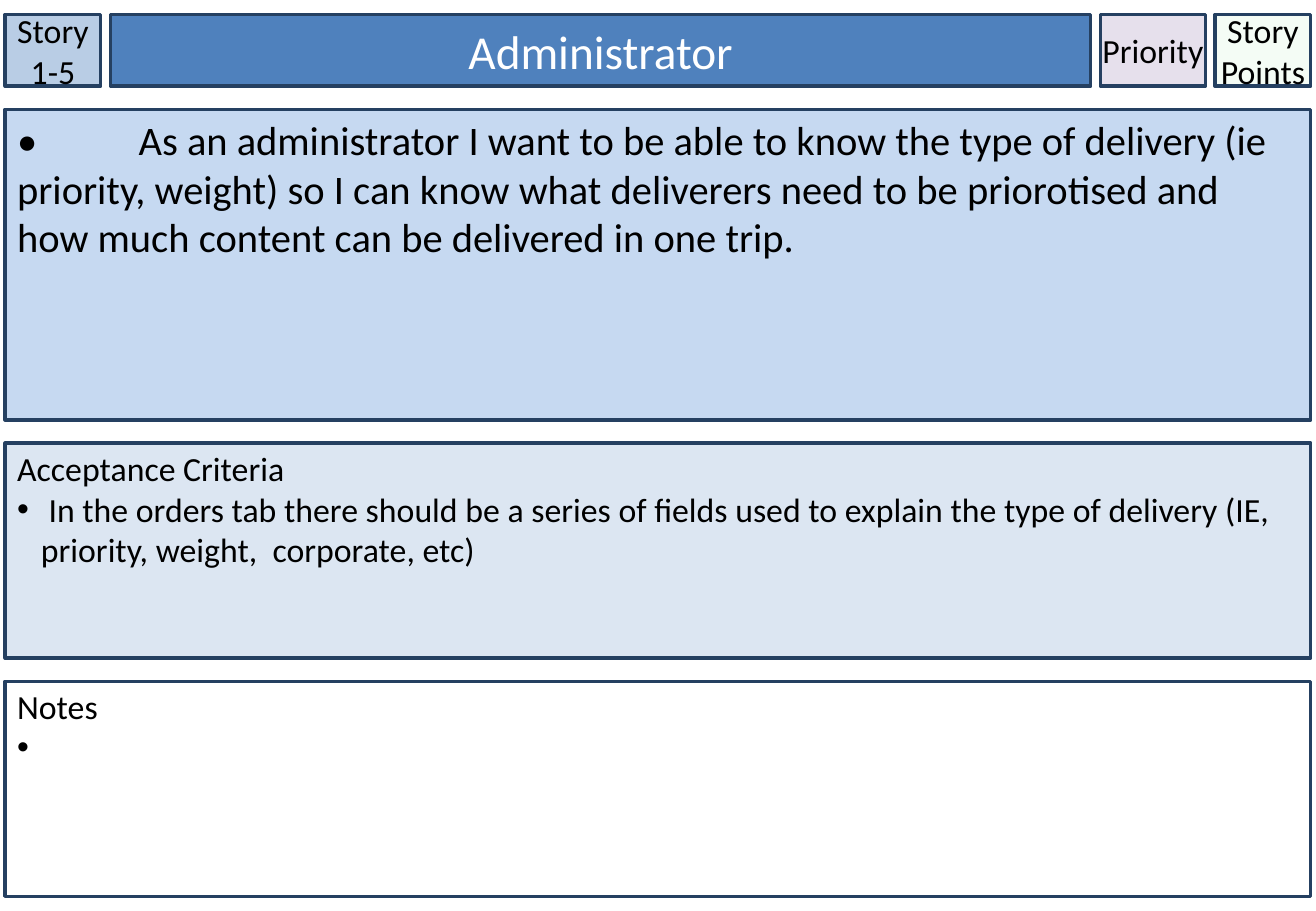
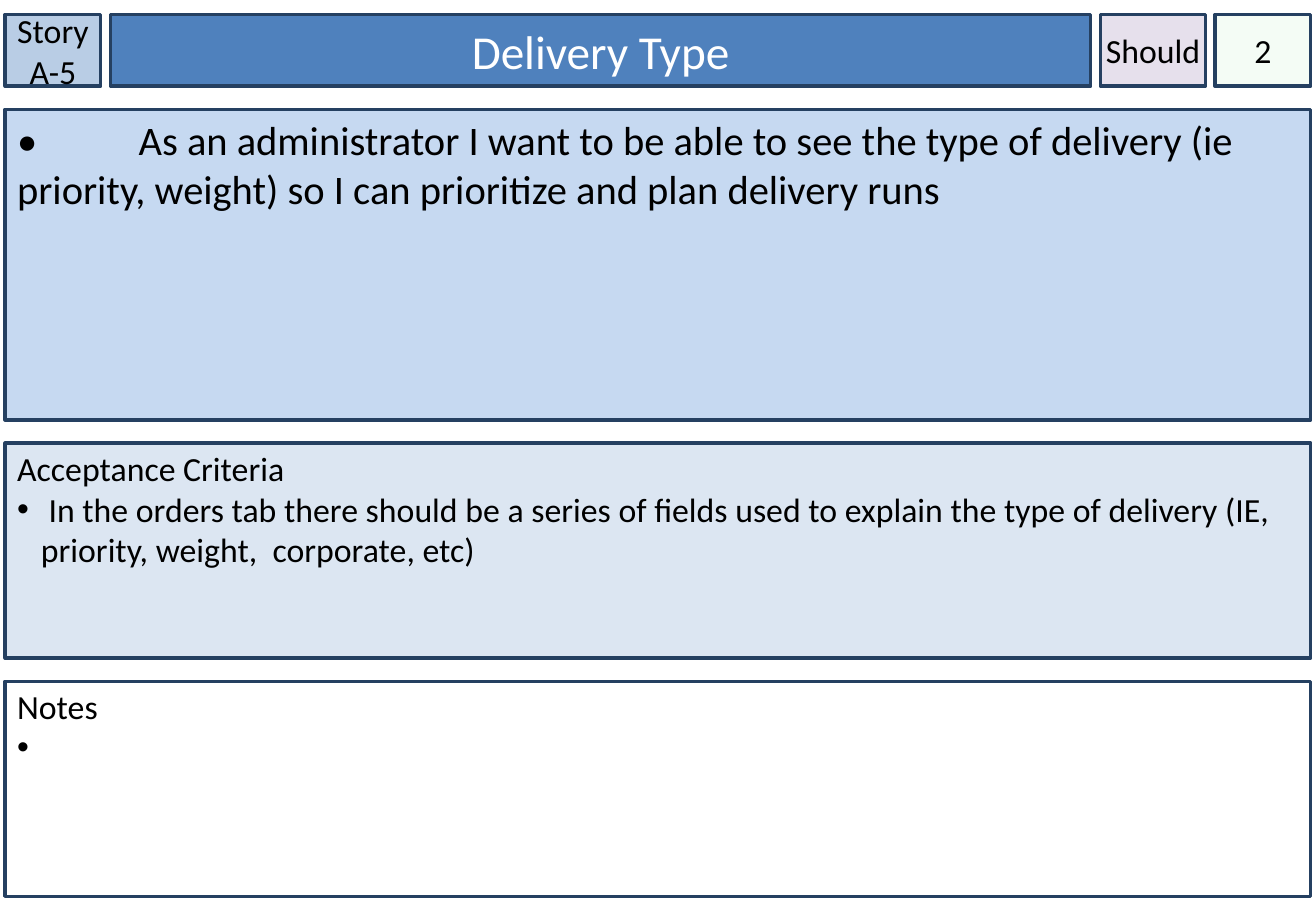
Before and after one commit to victoria-tobin/IFB299, a slide deck: slide 7 of Our story cards.pptx (slide 6 before the commit). Drawn at 1316x911 pixels with LibreOffice and Linux fonts; fonts in the diff are those of the drawing. Boxes give left, top, right and bottom in pixels: in the first picture for what was removed or moved away, otherwise in the second. Text is boxed around its words. In the diff, an @@ line names an element or a change of style, - is before the commit and + after.

Commit message:
Update sprint plan & tidy folders
Changed formatting of sprint plan and made sure it was ready for sprint
1 review. Also tidied up folders and organised files within repo

```diff
--- a/Our story cards.pptx
+++ b/Our story cards.pptx
@@ text in rectangle at bbox=[17, 15, 89, 92]: text changed @@
-Story 1-5
+Story A-5
@@ text in rectangle at bbox=[472, 36, 729, 77]: text changed @@
-Administrator
+Delivery Type
@@ text in rectangle at bbox=[1106, 39, 1200, 64]: text changed @@
-Priority
+Should
@@ text in rectangle at bbox=[1254, 41, 1271, 63]: text changed @@
-Story Points
+2
@@ text in rectangle at bbox=[17, 125, 1233, 211]: text changed @@
-• As an administrator I want to be able to know the type of delivery (ie priority, weight) so I can know what deliverers need to be priorotised and how much content can be delivered in one trip.
+• As an administrator I want to be able to see the type of delivery (ie priority, weight) so I can prioritize and plan delivery runs
```
Also in this commit, not shown: 12 other slides changed, 7 slides added, 5 other files.
